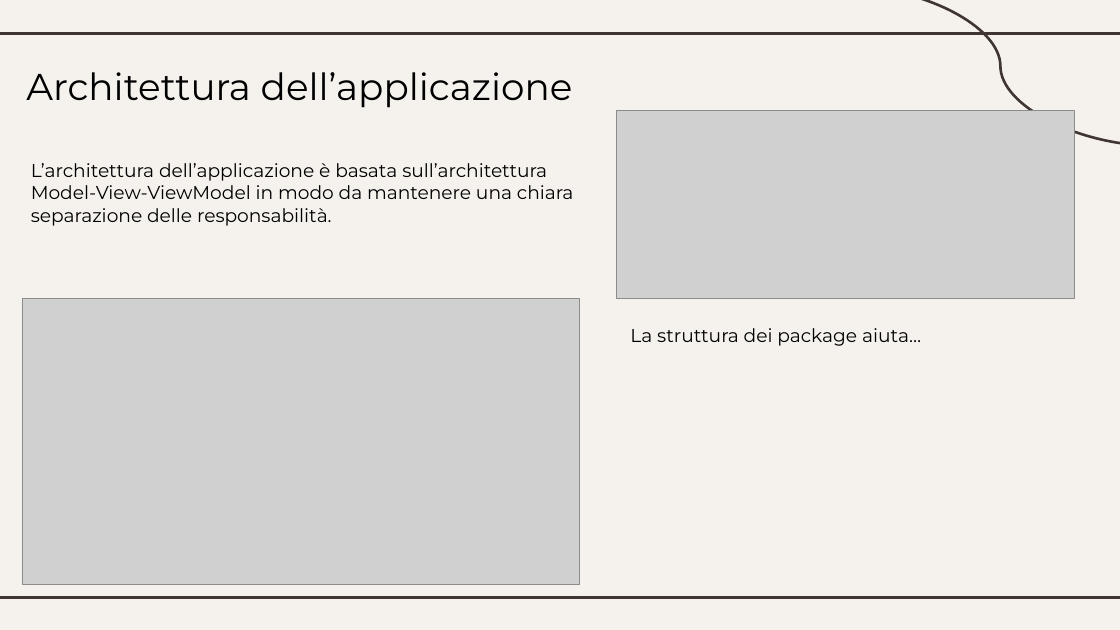
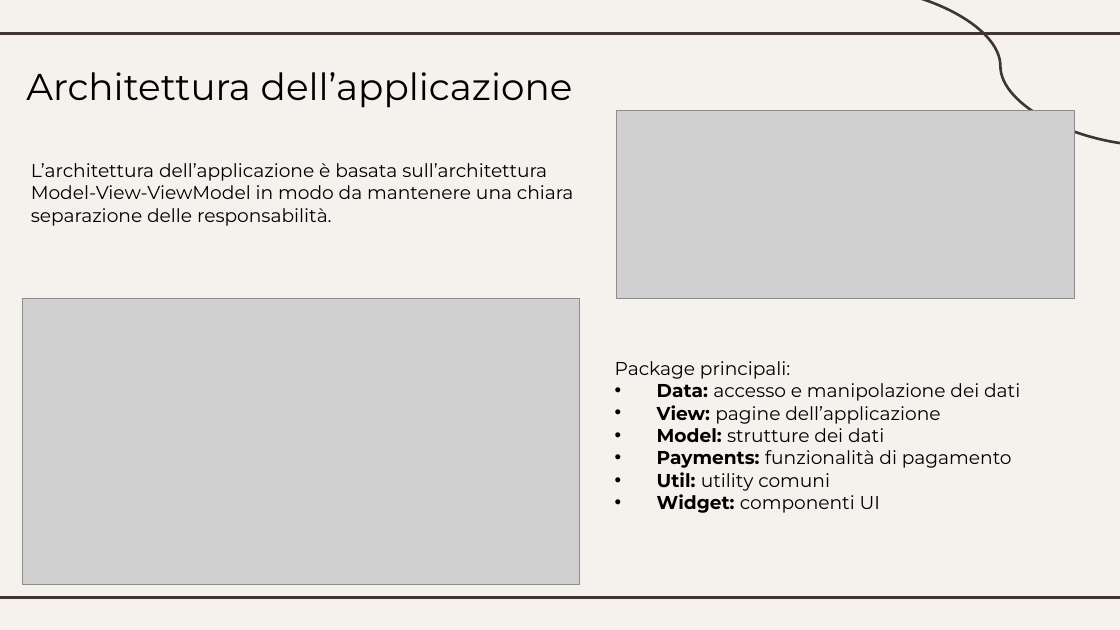
Before and after one commit to SimoneSantin/Tesi_LT_2024, a slide deck: slide 5 of Presentazione_LT_2024.pptx. Drawn at 1120x630 pixels with LibreOffice and Linux fonts; fonts in the diff are those of the drawing; grey boxes stand for pictures. Boxes give left, top, right and bottom in pixels: in the first picture for what was removed or moved away, otherwise in the second. Text is boxed around its words. In the diff, an @@ line names an element or a change of style, - is before the commit and + after.

```diff
--- a/Presentazione_LT_2024.pptx
+++ b/Presentazione_LT_2024.pptx
@@ text at [615,361,1020,513]: text changed @@
-La struttura dei package aiuta…
+Package principali:
+• Data: accesso e manipolazione dei dati
+• View: pagine dell’applicazione
+• Model: strutture dei dati
+• Payments: funzionalità di pagamento
+• Util: utility comuni
+• Widget: componenti UI
```
Also in this commit, not shown: 5 other slides changed, 1 slide added, 1 slide removed.
